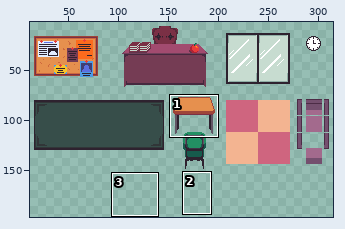
Edited in one commit: sprite sheet (Assets/SpritesMundo/Objetos/tiles_b.png). The first picture is a wide view before the edit; the outline marks the close-up.
Close-up. Old version:
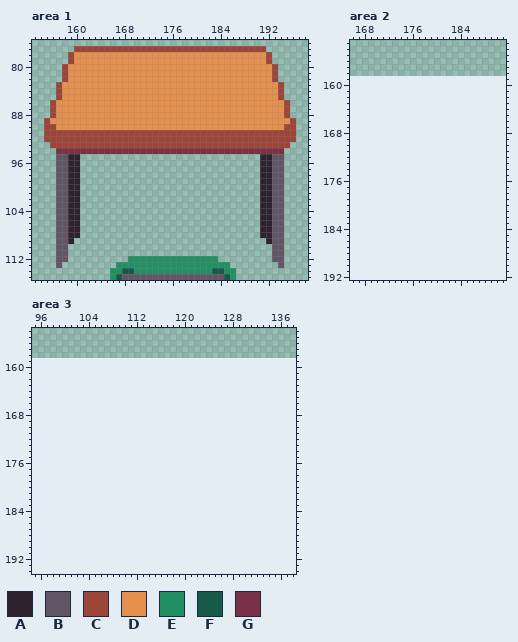
The file is 336x159 pixels. Shown: area 1: x 153..198, y 76..115; area 2: x 166..191, y 153..192; area 3: x 95..138, y 154..194. The old version is drawn lined up with the new one, on the new canvas. The wide view leaves out empty margins. The commit also changed other parts of the picture, which this record leaves out.
Palette (. is transparent): A #2e222f  B #625565  C #9e4539  D #e6904e  E #239063  F #165a4c  G #7a3045
Pixels before, area 1, first column x 155:
 77 .....CCCCCCCCCCCCCCCCCCCCCCCCCCCCCCCC.....
 78 ....CDDDDDDDDDDDDDDDDDDDDDDDDDDDDDDDDC....
 79 ....CDDDDDDDDDDDDDDDDDDDDDDDDDDDDDDDDC....
 80 ...CDDDDDDDDDDDDDDDDDDDDDDDDDDDDDDDDDDC...
 81 ...CDDDDDDDDDDDDDDDDDDDDDDDDDDDDDDDDDDC...
 82 ...CDDDDDDDDDDDDDDDDDDDDDDDDDDDDDDDDDDC...
 83 ..CDDDDDDDDDDDDDDDDDDDDDDDDDDDDDDDDDDDDC..
 84 ..CDDDDDDDDDDDDDDDDDDDDDDDDDDDDDDDDDDDDC..
 85 ..CDDDDDDDDDDDDDDDDDDDDDDDDDDDDDDDDDDDDC..
 86 .CDDDDDDDDDDDDDDDDDDDDDDDDDDDDDDDDDDDDDDC.
 87 .CDDDDDDDDDDDDDDDDDDDDDDDDDDDDDDDDDDDDDDC.
 88 .CDDDDDDDDDDDDDDDDDDDDDDDDDDDDDDDDDDDDDDC.
 89 CDDDDDDDDDDDDDDDDDDDDDDDDDDDDDDDDDDDDDDDDC
 90 CCDDDDDDDDDDDDDDDDDDDDDDDDDDDDDDDDDDDDDDCC
 91 CCCCCCCCCCCCCCCCCCCCCCCCCCCCCCCCCCCCCCCCCC
 92 CCCCCCCCCCCCCCCCCCCCCCCCCCCCCCCCCCCCCCCCCC
 93 .CCCCCCCCCCCCCCCCCCCCCCCCCCCCCCCCCCCCCCCC.
 94 ..GGGGGGGGGGGGGGGGGGGGGGGGGGGGGGGGGGGGGG..
 95 ..BBAA..............................AABB..
 96 ..BBAA..............................AABB..
 97 ..BBAA..............................AABB..
 98 ..BBAA..............................AABB..
 99 ..BBAA..............................AABB..
100 ..BBAA..............................AABB..
101 ..BBAA..............................AABB..
102 ..BBAA..............................AABB..
103 ..BBAA..............................AABB..
104 ..BBAA..............................AABB..
105 ..BBAA..............................AABB..
106 ..BBAA..............................AABB..
107 ..BBAA..............................AABB..
108 ..BBAA..............................AABB..
109 ..BBA................................ABB..
110 ..BB..................................BB..
111 ..BB..................................BB..
112 ..BB..........EEEEEEEEEEEEEEE.........BB..
113 ..B.........EEEEEEEEEEEEEEEEEEE........B..
114 ...........EEFFEEEEEEEEEEEEEFFEE..........
115 ...........EFBBBBBBBBBBBBBBBBBFE..........
Once edited:
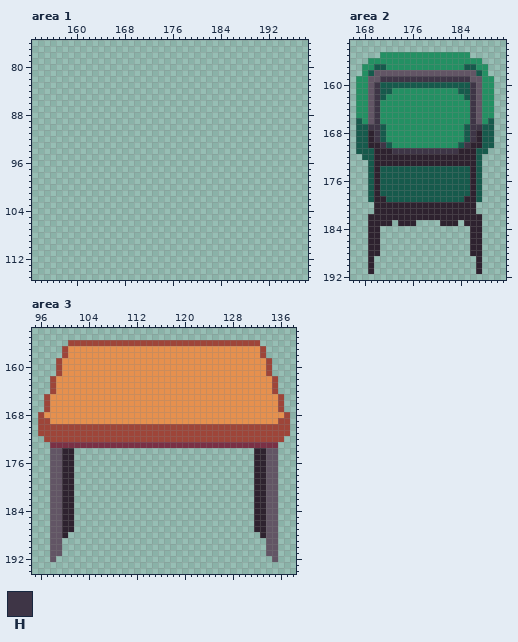
Colours new in this view: H #3e3546
From old to new:
canvas 336x159 -> 336x216
Changed rows in their new state; - is an unchanged pixel.
Area 1:
first column x 155:
 77 -----................................-----
 78 ----..................................----
 79 ----..................................----
 80 ---....................................---
 81 ---....................................---
 82 ---....................................---
 83 --......................................--
 84 --......................................--
 85 --......................................--
 86 -........................................-
 87 -........................................-
 88 -........................................-
 89 ..........................................
 90 ..........................................
 91 ..........................................
 92 ..........................................
 93 -........................................-
 94 --......................................--
 95 --....------------------------------....--
 96 --....------------------------------....--
 97 --....------------------------------....--
 98 --....------------------------------....--
 99 --....------------------------------....--
100 --....------------------------------....--
101 --....------------------------------....--
102 --....------------------------------....--
103 --....------------------------------....--
104 --....------------------------------....--
105 --....------------------------------....--
106 --....------------------------------....--
107 --....------------------------------....--
108 --....------------------------------....--
109 --...--------------------------------...--
110 --..----------------------------------..--
111 --..----------------------------------..--
112 --..----------...............---------..--
113 --.---------...................--------.--
114 -----------.....................----------
115 -----------.....................----------
Area 2:
first column x 167:
155 ----EEEEEEEEEEEEEEE----
156 --EEEEEEEEEEEEEEEEEEE--
157 -EEFFEEEEEEEEEEEEEFFEE-
158 -EFBBBBBBBBBBBBBBBBBFE-
159 EEBBHHHHHHHHHHHHHHHBBEE
160 EEBHFFFFFFFFFFFFFFFHBEE
161 EEBHFFEEEEEEEEEEEFFHBEE
162 EEBHFEEEEEEEEEEEEEFHBEE
163 EEBHEEEEEEEEEEEEEEEHBEE
164 EEBHEEEEEEEEEEEEEEEHBEE
165 EEBHEEEEEEEEEEEEEEEHBEE
166 FEBHEEEEEEEEEEEEEEEHBEF
167 FFHHFEEEEEEEEEEEEEFHHFF
168 FFAHFEEEEEEEEEEEEEFHAFF
169 FFAHFEEEEEEEEEEEEEFHAFF
170 FFAAHFEEEEEEEEEEEFHAAFF
171 FFFAAAHHHHHHHHHHHAAAFF-
172 -FFAAAAAAAAAAAAAAAAAF--
173 --FAAAAAAAAAAAAAAAAAF--
174 --FAFFFFFFFFFFFFFFFAF--
175 --FAFFFFFFFFFFFFFFFAF--
176 --FAFFFFFFFFFFFFFFFAF--
177 --FAFFFFFFFFFFFFFFFAF--
178 --FAFFFFFFFFFFFFFFFAF--
179 --FAAFFFFFFFFFFFFFAAF--
180 ---AAAAAAAAAAAAAAAAA---
181 ---AAAAAAAAAAAAAAAAA---
182 --AAAAAAAAAAAAAAAAAAA--
183 --AAAA-AAA----AAA-AAA--
184 --AA---------------AA--
185 --AA---------------AA--
186 --AA---------------AA--
187 --AA---------------AA--
188 --AA---------------AA--
189 --A-----------------A--
190 --A-----------------A--
191 --A-----------------A--
Area 3:
first column x 96:
156 -----CCCCCCCCCCCCCCCCCCCCCCCCCCCCCCCC-----
157 ----CDDDDDDDDDDDDDDDDDDDDDDDDDDDDDDDDC----
158 ----CDDDDDDDDDDDDDDDDDDDDDDDDDDDDDDDDC----
159 ---CDDDDDDDDDDDDDDDDDDDDDDDDDDDDDDDDDDC---
160 ---CDDDDDDDDDDDDDDDDDDDDDDDDDDDDDDDDDDC---
161 ---CDDDDDDDDDDDDDDDDDDDDDDDDDDDDDDDDDDC---
162 --CDDDDDDDDDDDDDDDDDDDDDDDDDDDDDDDDDDDDC--
163 --CDDDDDDDDDDDDDDDDDDDDDDDDDDDDDDDDDDDDC--
164 --CDDDDDDDDDDDDDDDDDDDDDDDDDDDDDDDDDDDDC--
165 -CDDDDDDDDDDDDDDDDDDDDDDDDDDDDDDDDDDDDDDC-
166 -CDDDDDDDDDDDDDDDDDDDDDDDDDDDDDDDDDDDDDDC-
167 -CDDDDDDDDDDDDDDDDDDDDDDDDDDDDDDDDDDDDDDC-
168 CDDDDDDDDDDDDDDDDDDDDDDDDDDDDDDDDDDDDDDDDC
169 CCDDDDDDDDDDDDDDDDDDDDDDDDDDDDDDDDDDDDDDCC
170 CCCCCCCCCCCCCCCCCCCCCCCCCCCCCCCCCCCCCCCCCC
171 CCCCCCCCCCCCCCCCCCCCCCCCCCCCCCCCCCCCCCCCCC
172 -CCCCCCCCCCCCCCCCCCCCCCCCCCCCCCCCCCCCCCCC-
173 --GGGGGGGGGGGGGGGGGGGGGGGGGGGGGGGGGGGGGG--
174 --BBAA------------------------------AABB--
175 --BBAA------------------------------AABB--
176 --BBAA------------------------------AABB--
177 --BBAA------------------------------AABB--
178 --BBAA------------------------------AABB--
179 --BBAA------------------------------AABB--
180 --BBAA------------------------------AABB--
181 --BBAA------------------------------AABB--
182 --BBAA------------------------------AABB--
183 --BBAA------------------------------AABB--
184 --BBAA------------------------------AABB--
185 --BBAA------------------------------AABB--
186 --BBAA------------------------------AABB--
187 --BBAA------------------------------AABB--
188 --BBA--------------------------------ABB--
189 --BB----------------------------------BB--
190 --BB----------------------------------BB--
191 --BB----------------------------------BB--
192 --B------------------------------------B--
